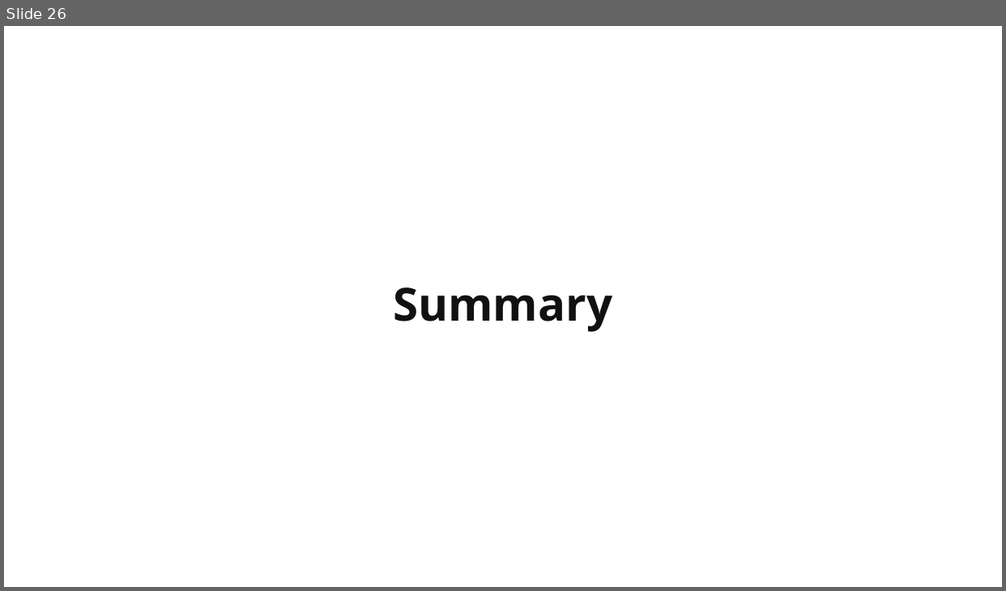
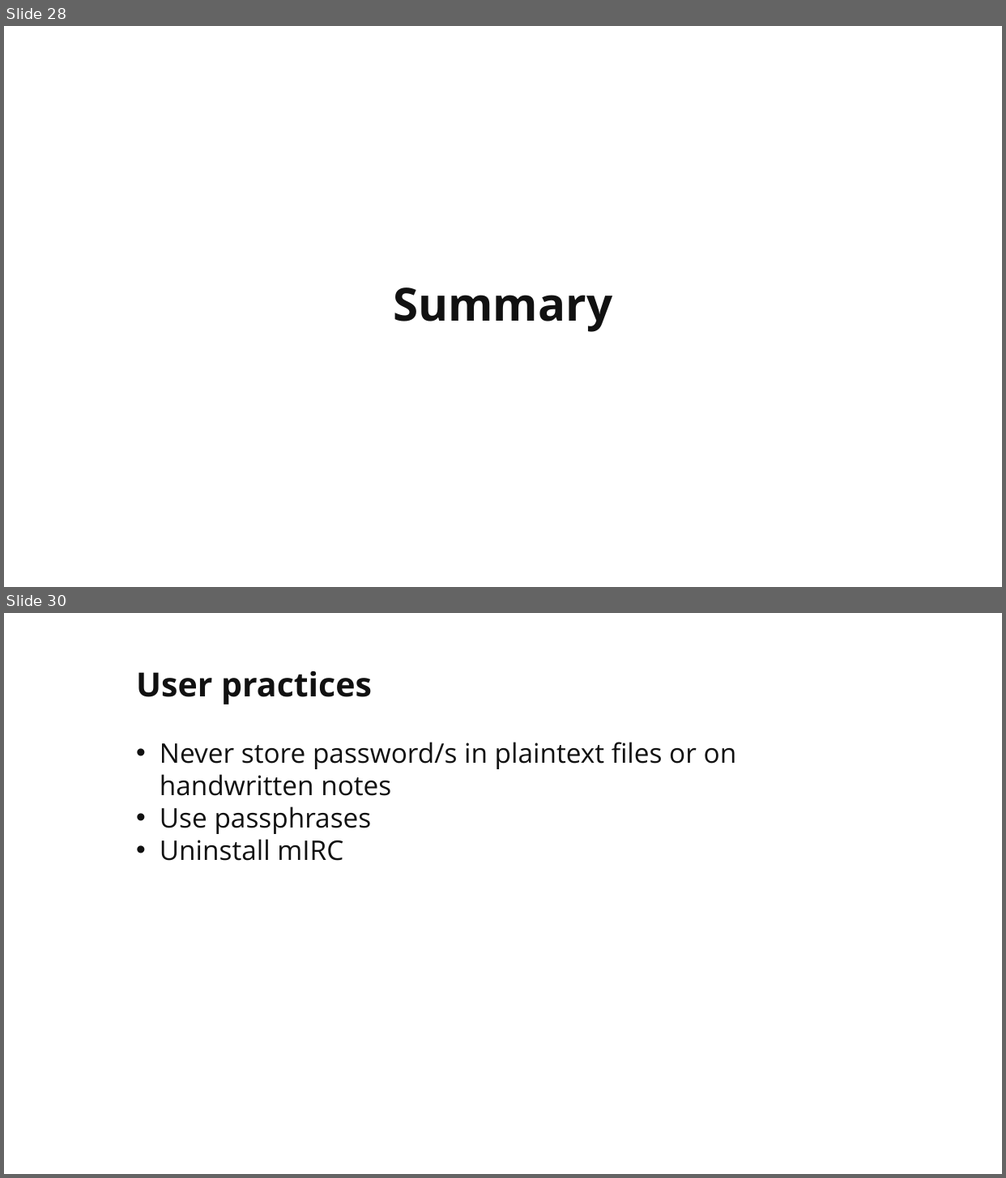
Before and after one commit to martymcflywa/ecu, a slide deck: year_1/sem_2/CSI1101_computer_security/0b_assignment_2_[22MAY15_0900]/dev/CSI1101_PONCE_A2_v03.pptx. Shown one above the other, each under a label of ours: slide 26 before the commit, slides 28 and 30 after it; the slides between them are not shown. The pictures are 1006x591 and 1006x1178 pixels, drawn with LibreOffice and Linux fonts; fonts in the diff are those of the drawing. Boxes give left, top, right and bottom in pixels: in the first picture for what was removed or moved away, otherwise in the second. Text is boxed around its words. In the diff, an @@ line names an element or a change of style, - is before the commit and + after.

```diff
--- a/year_1/sem_2/CSI1101_computer_security/0b_assignment_2_[22MAY15_0900]/dev/CSI1101_PONCE_A2_v03.pptx
+++ b/year_1/sem_2/CSI1101_computer_security/0b_assignment_2_[22MAY15_0900]/dev/CSI1101_PONCE_A2_v03.pptx
@@ slide 30 added at (x1=4, y1=613, x2=1002, y2=1174), background #FFFFFF @@
@@ title added at (x1=136, y1=671, x2=372, y2=705), 32 pt, text #111111, bold @@
+User practices
@@ text added at (x1=160, y1=742, x2=737, y2=861), 26 pt, text #111111 @@
+• Never store password/s in plaintext files or on handwritten notes
+• Use passphrases
+• Uninstall mIRC
@@ what was slide 26 is now slide 28 @@
```
Also in this commit, not shown: 5 slides changed, 4 other slides added, 5 slides removed, 2 other files.
